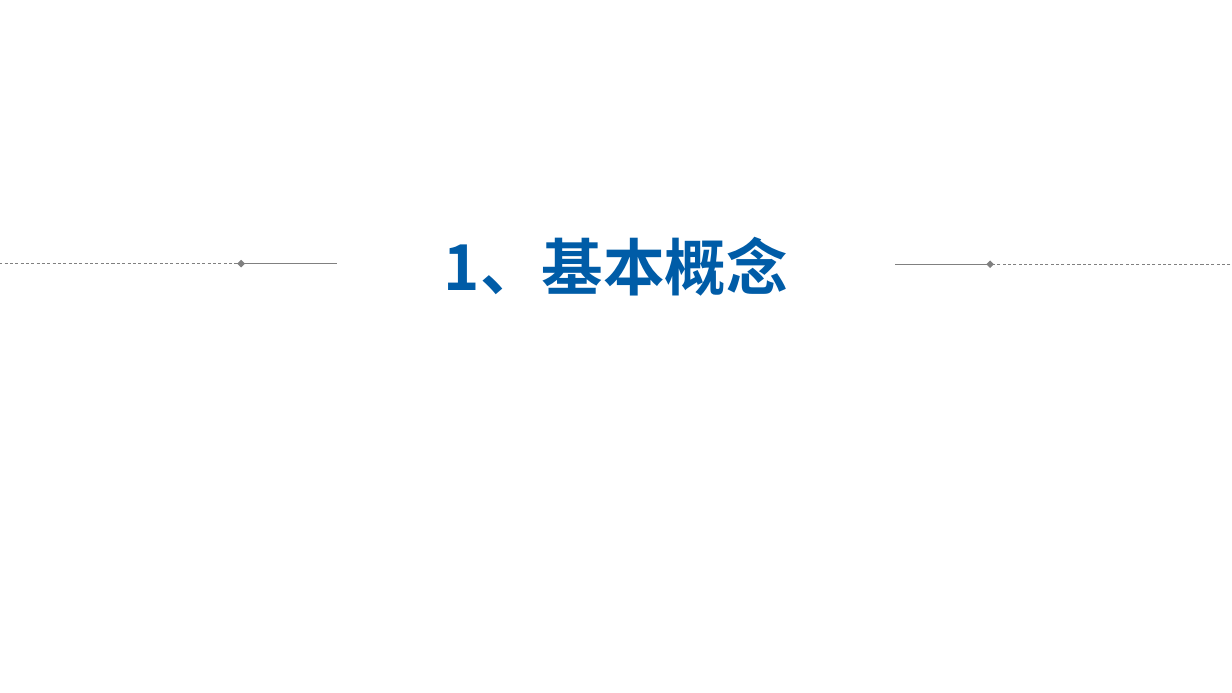
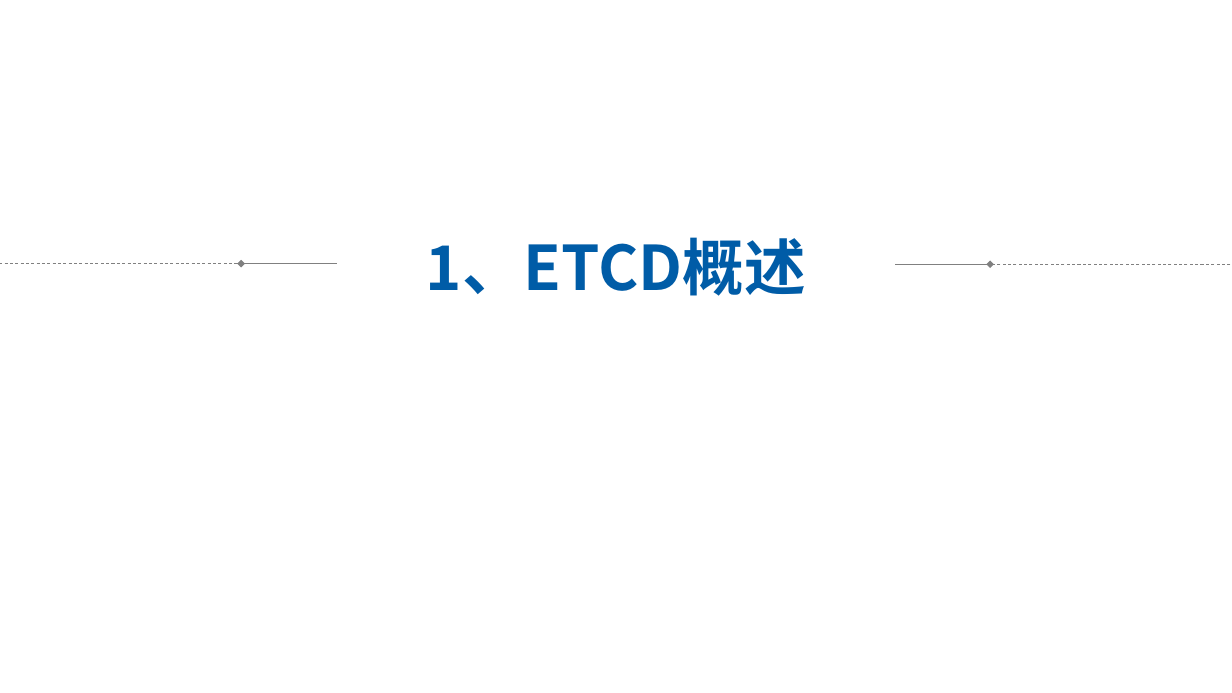
Before and after one commit to HNing109/StudyNotes, a slide deck: slide 3 of Golang_学习笔记/Golang_进阶_学习笔记/ETCD_学习笔记/ETCD-调研.pptx. Drawn at 1232x693 pixels with LibreOffice and Linux fonts; fonts in the diff are those of the drawing. Boxes give left, top, right and bottom in pixels: in the first picture for what was removed or moved away, otherwise in the second. Text is boxed around its words. In the diff, an @@ line names an element or a change of style, - is before the commit and + after.

```diff
--- a/Golang_学习笔记/Golang_进阶_学习笔记/ETCD_学习笔记/ETCD-调研.pptx
+++ b/Golang_学习笔记/Golang_进阶_学习笔记/ETCD_学习笔记/ETCD-调研.pptx
@@ text at [426, 237, 806, 296]: text changed @@
-1、基本概念
+1、ETCD概述
```
Also in this commit, not shown: 8 other slides changed, 1 slide added, 1 other file.
